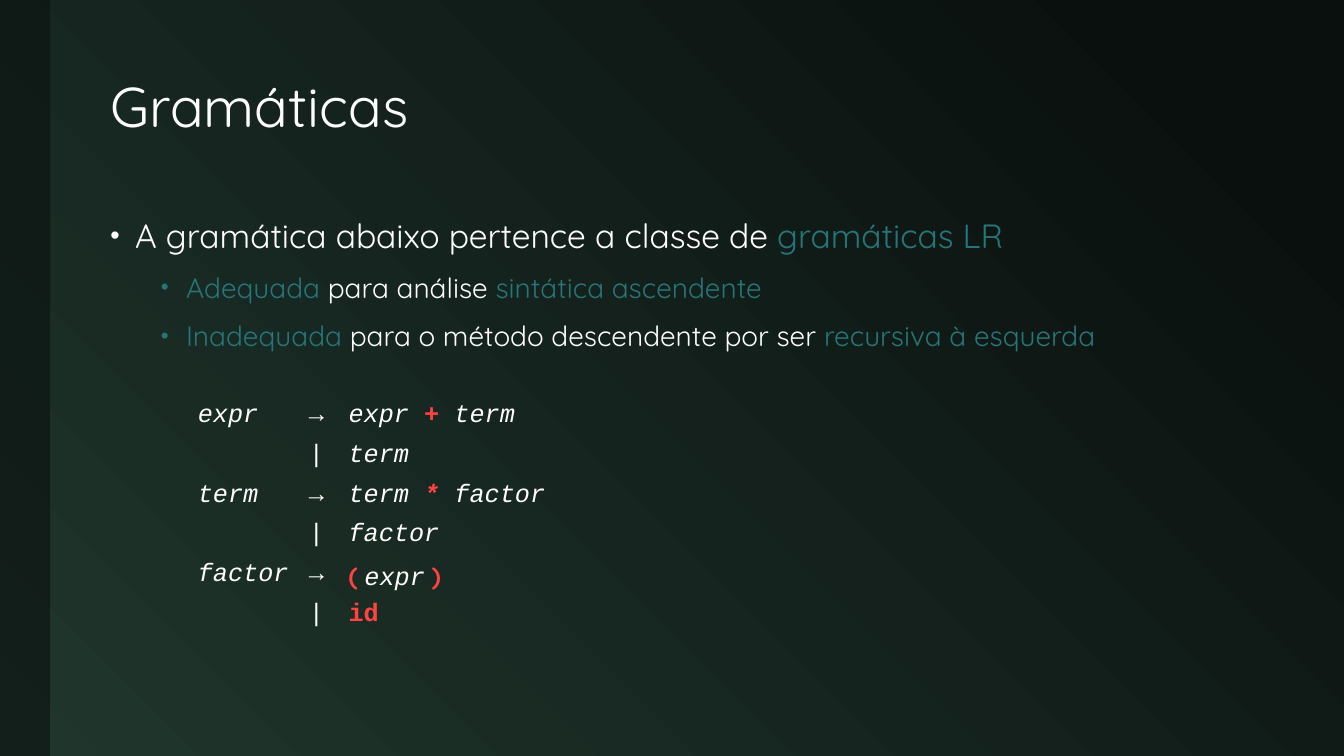
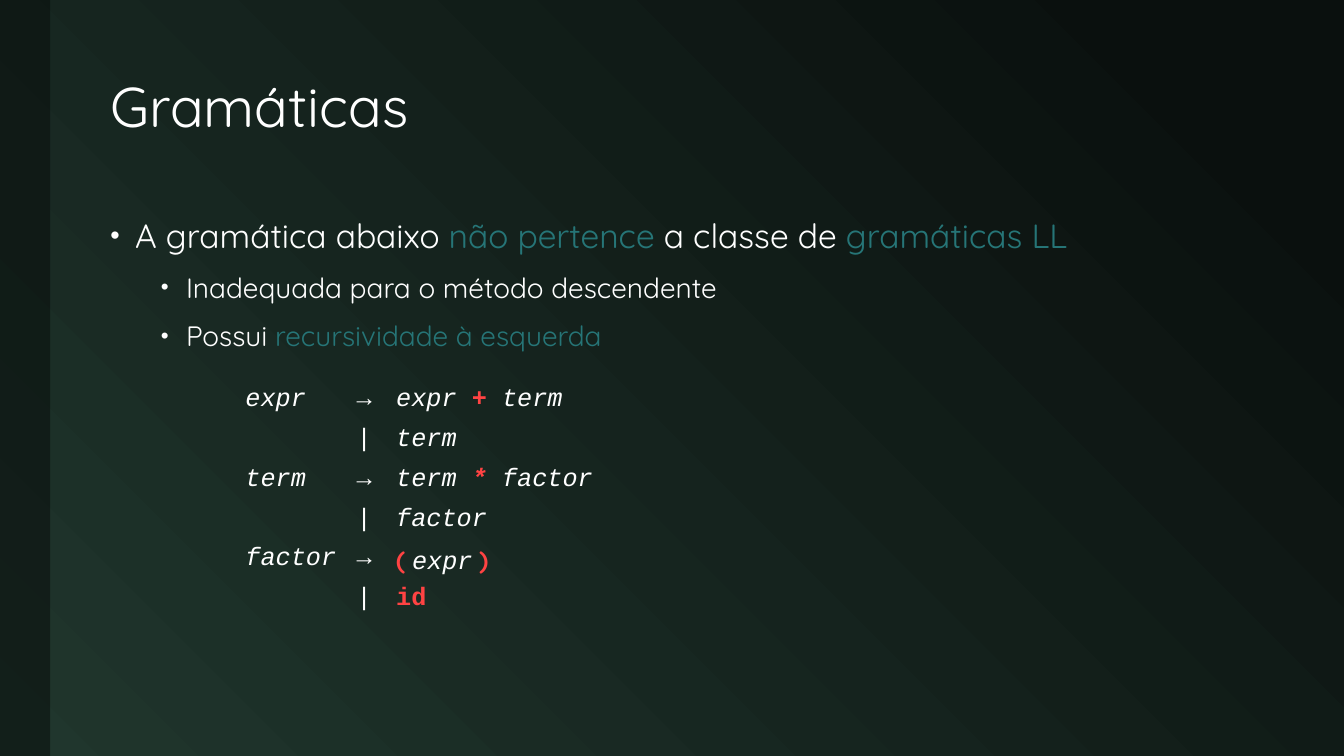
Before and after one commit to JudsonSS/Compiladores, a slide deck: slide 12 of Slides/19. Gramáticas.pptx (slide 10 before the commit). Drawn at 1344x756 pixels with LibreOffice and Linux fonts; fonts in the diff are those of the drawing. Boxes give left, top, right and bottom in pixels: in the first picture for what was removed or moved away, otherwise in the second. Text is boxed around its words. In the diff, an @@ line names an element or a change of style, - is before the commit and + after.

```diff
--- a/Slides/19. Gramáticas.pptx
+++ b/Slides/19. Gramáticas.pptx
@@ text at [135, 223, 1068, 351]: text changed @@
-• A gramática abaixo pertence a classe de gramáticas LR
-  • Adequada para análise sintática ascendente
-  • Inadequada para o método descendente por ser recursiva à esquerda
+• A gramática abaixo não pertence a classe de gramáticas LL
+  • Inadequada para o método descendente
+  • Possui recursividade à esquerda
@@ table: place and size @@
-table at [188, 402, 623, 640]
+table at [235, 386, 670, 624]
```
Also in this commit, not shown: 15 other slides changed, 6 slides added.
